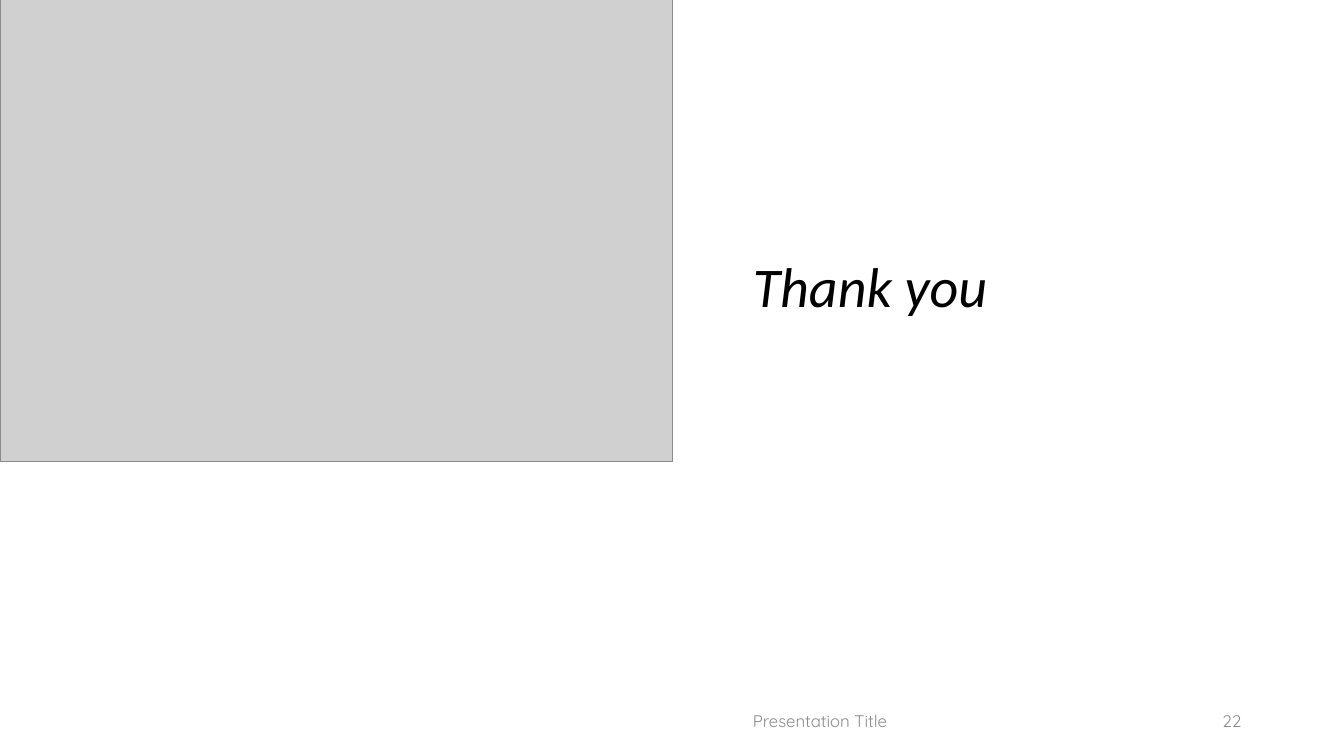
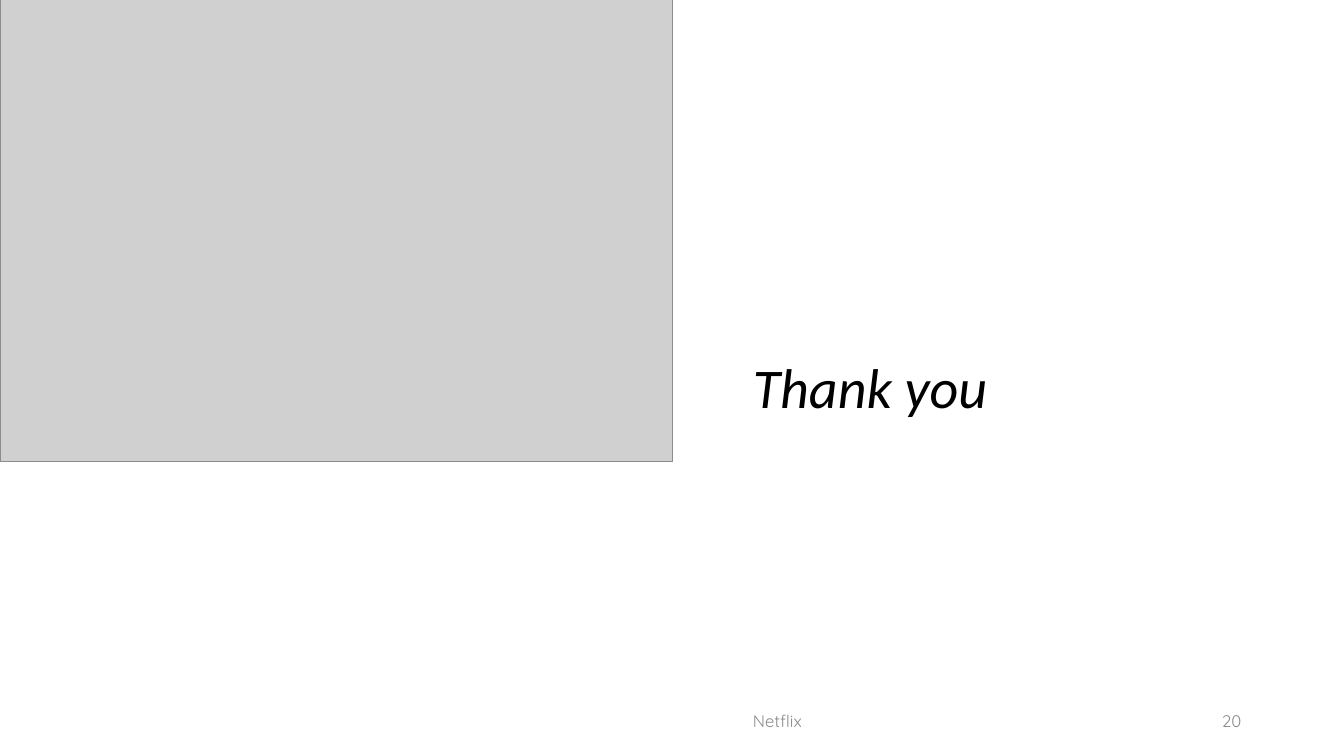
Before and after one commit to Kevinle76/NetFlix, a slide deck: slide 20 of Project_1.pptx (slide 22 before the commit). Drawn at 1344x756 pixels with LibreOffice and Linux fonts; fonts in the diff are those of the drawing; grey boxes stand for pictures. Boxes give left, top, right and bottom in pixels: in the first picture for what was removed or moved away, otherwise in the second. Text is boxed around its words. In the diff, an @@ line names an element or a change of style, - is before the commit and + after.

```diff
--- a/Project_1.pptx
+++ b/Project_1.pptx
@@ title "Thank you": place and size @@
-title "Thank you" at (753,268,987,316)
+title "Thank you" at (753,369,987,417)
@@ text at (753,715,802,727): text changed @@
-Presentation Title
+Netflix
@@ page number at (1222,715,1242,727): text changed @@
-22
+20
```
Also in this commit, not shown: 4 other slides changed, 2 slides removed.
